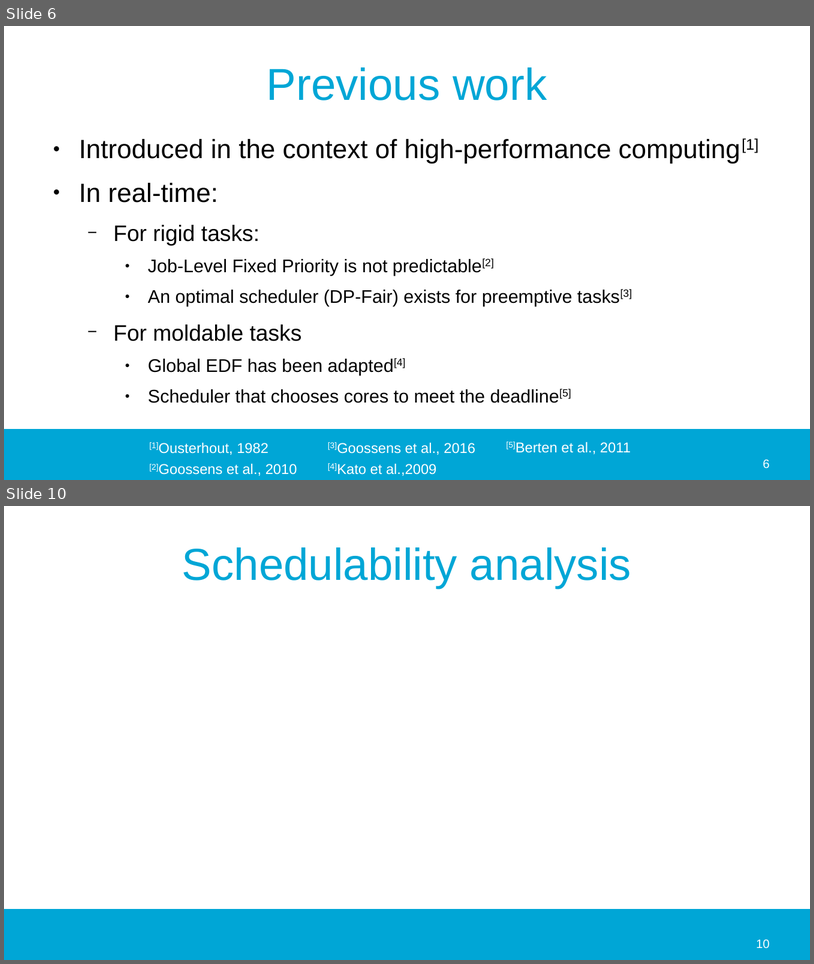
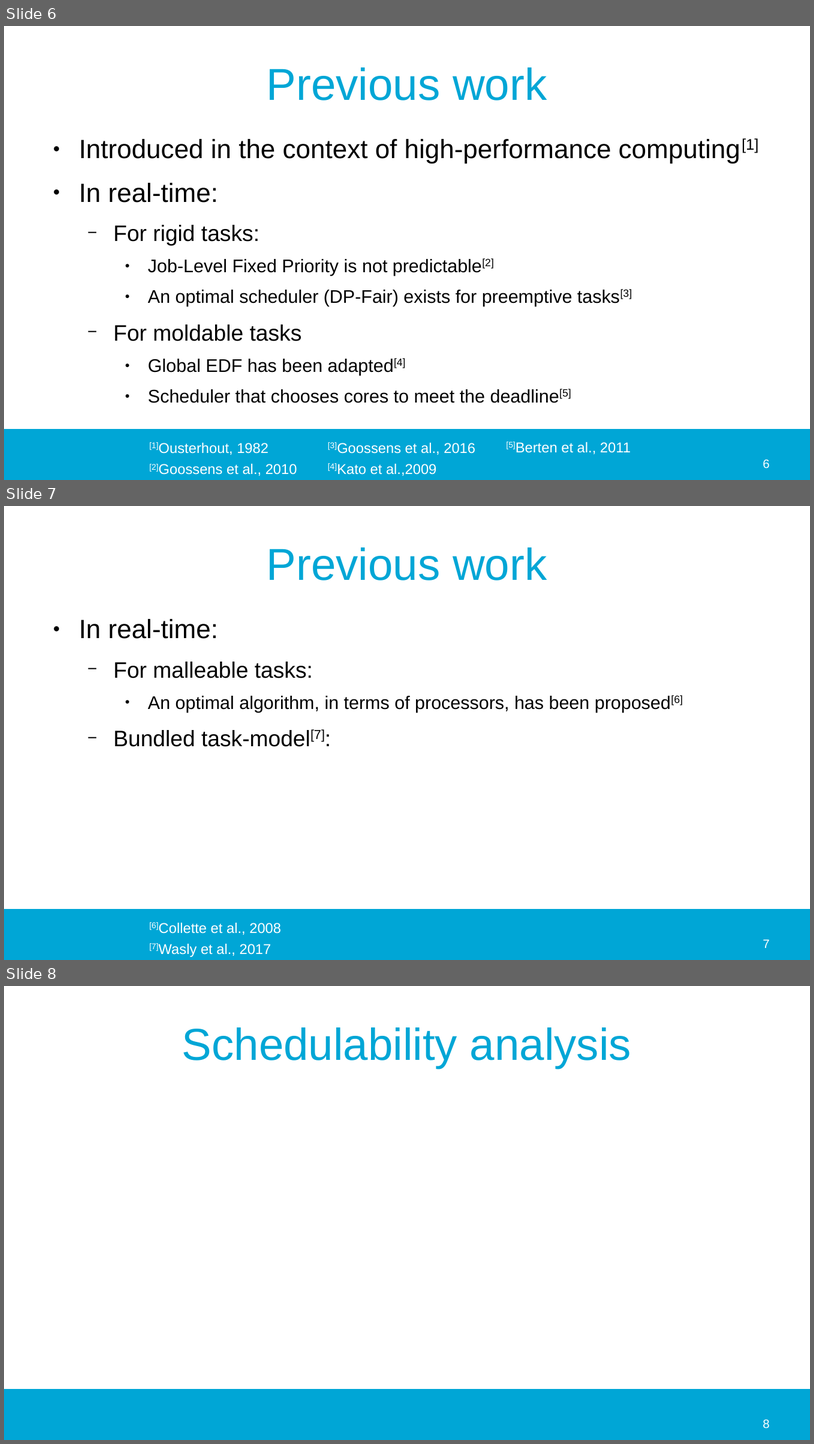
Before and after one commit to jmigual/APATeoria, a slide deck: Notes/TFM_presentations/2020_02_24/2020_02_24.odp. Shown one above the other, each under a label of ours: slides 6 and 10 before the commit, slides 6, 7 and 8 after it; the slides between them are not shown. The pictures are 814x964 and 814x1444 pixels, drawn with LibreOffice and Linux fonts; fonts in the diff are those of the drawing; background and template pictures are left out. Boxes give left, top, right and bottom in pixels: in the first picture for what was removed or moved away, otherwise in the second. Text is boxed around its words. In the diff, an @@ line names an element or a change of style, - is before the commit and + after.

```diff
--- a/Notes/TFM_presentations/2020_02_24/2020_02_24.odp
+++ b/Notes/TFM_presentations/2020_02_24/2020_02_24.odp
@@ slide 7 added at (4, 506, 810, 960), background #FFFFFF; not listed: 1 template element that a slide beside it also shows @@
@@ title added at (267, 547, 547, 580), 44 pt, text #00A6D6 @@
+Previous work
@@ text added at (79, 619, 683, 747), 18 pt, text #000000 @@
+● In real-time:
+  − For malleable tasks:
+    ● An optimal algorithm, in terms of processors, has been proposed[6]
+  − Bundled task-model[7]:
@@ text added at (159, 922, 281, 934), 14 pt, text #FFFFFF @@
+[6]Collette et al., 2008
@@ text added at (149, 943, 272, 957), 14 pt, text #FFFFFF @@
+[7]Wasly et al., 2017
@@ page number added at (763, 939, 770, 948), 12 pt, text #FFFFFF @@
+7
@@ what was slide 10 is now slide 8 @@
@@ page number at (763, 1419, 770, 1428): text changed @@
-10
+8
```
Also in this commit, not shown: 3 slides removed, 1 other file.
